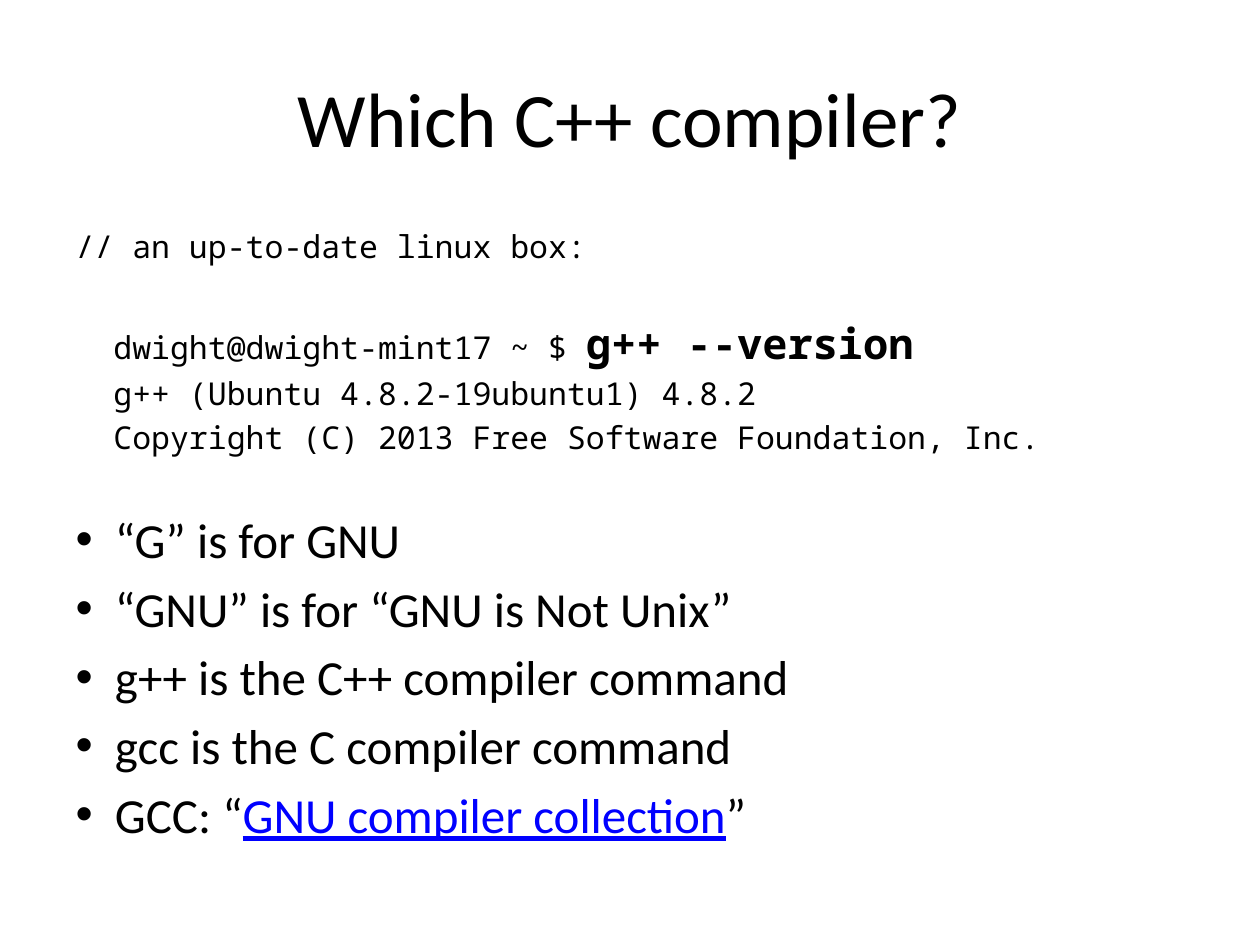
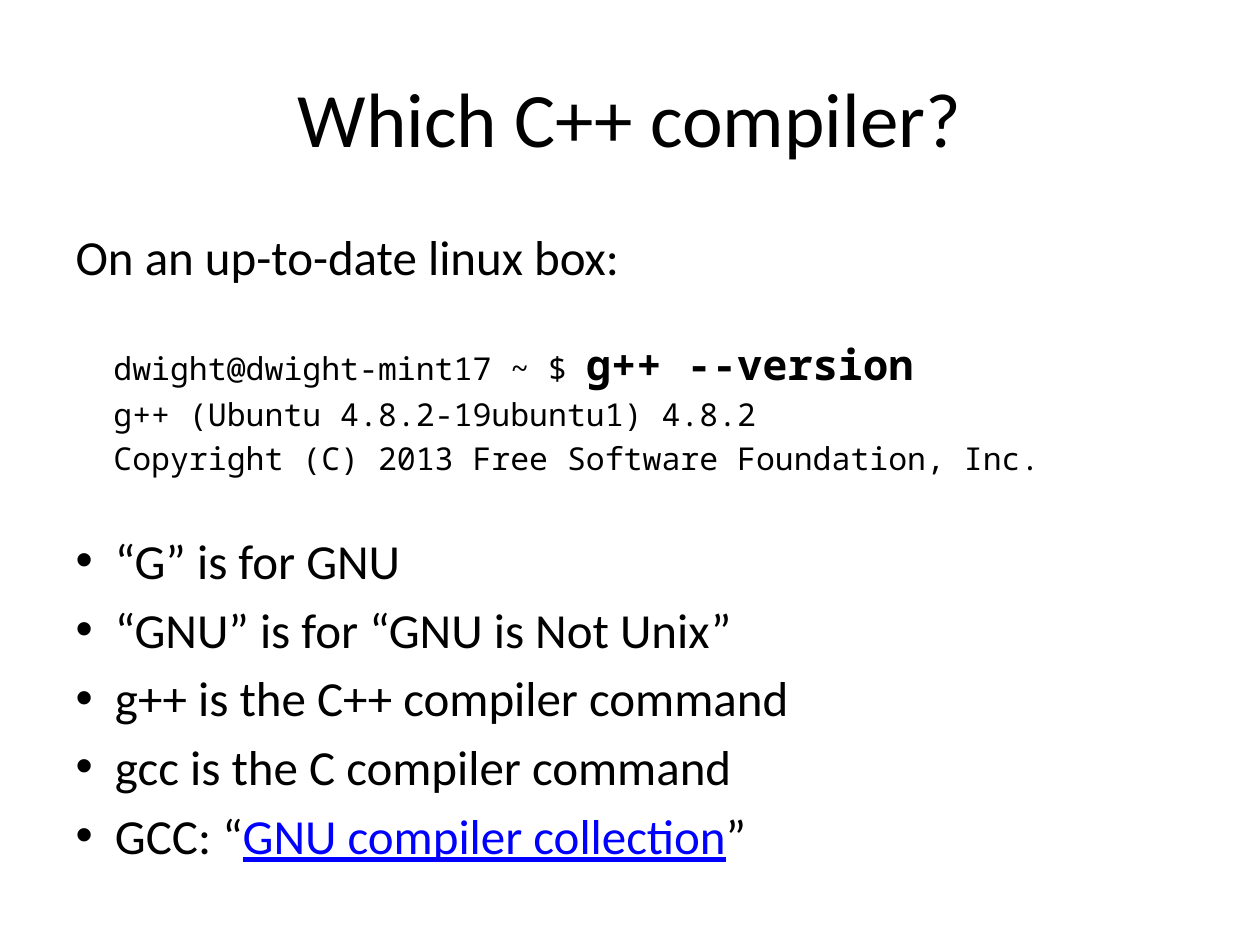
Before and after one commit to fellmad/FunWithCpp11, a slide deck: slide 18 of doc/Fun_with_C++11.pptx. Drawn at 1260x945 pixels with LibreOffice and Linux fonts; fonts in the diff are those of the drawing. Boxes give left, top, right and bottom in pixels: in the first picture for what was removed or moved away, otherwise in the second. Text is boxed around its words. In the diff, an @@ line names an element or a change of style, - is before the commit and + after.

```diff
--- a/doc/Fun_with_C++11.pptx
+++ b/doc/Fun_with_C++11.pptx
@@ text at [76, 241, 619, 283]: text changed; size 18 to 28 pt; font Noto Sans Mono to Calibri @@
-// an up-to-date linux box:
+On an up-to-date linux box:
```
Also in this commit, not shown: 10 other slides changed, 2 slides added, 2 other files.
